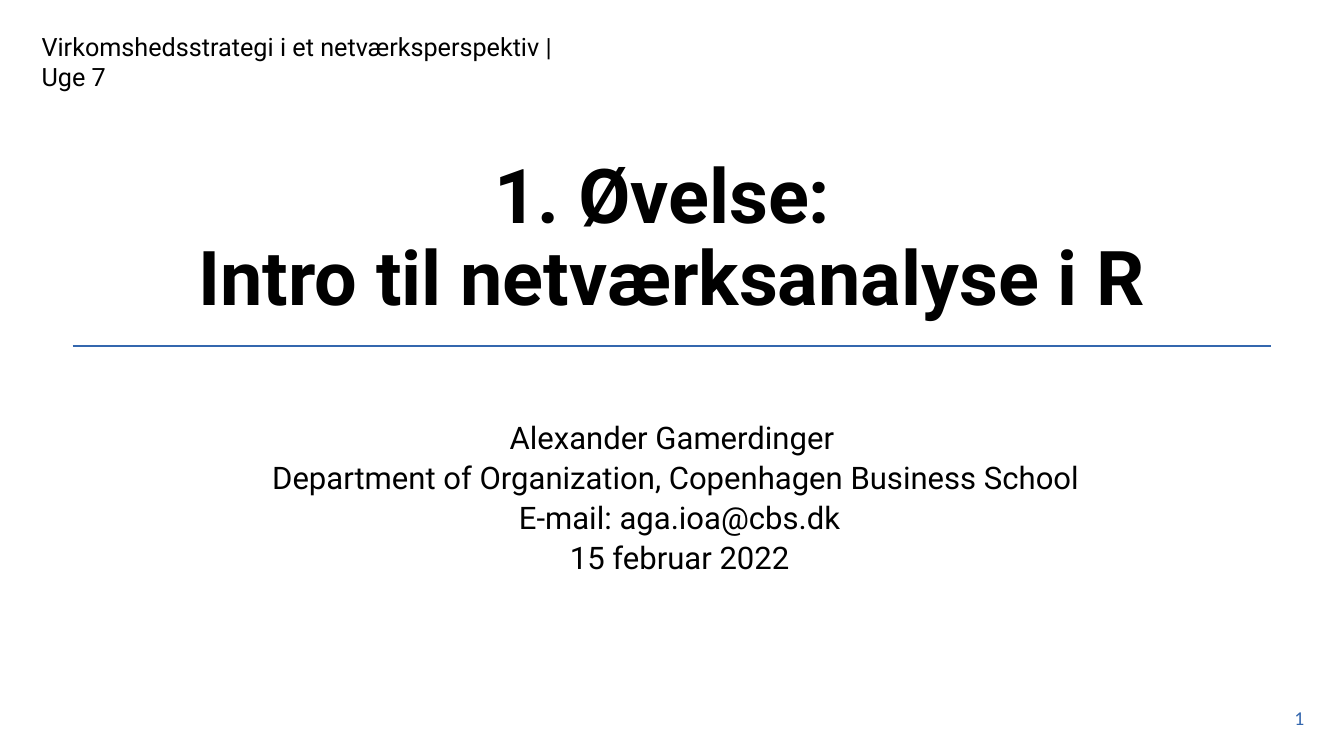
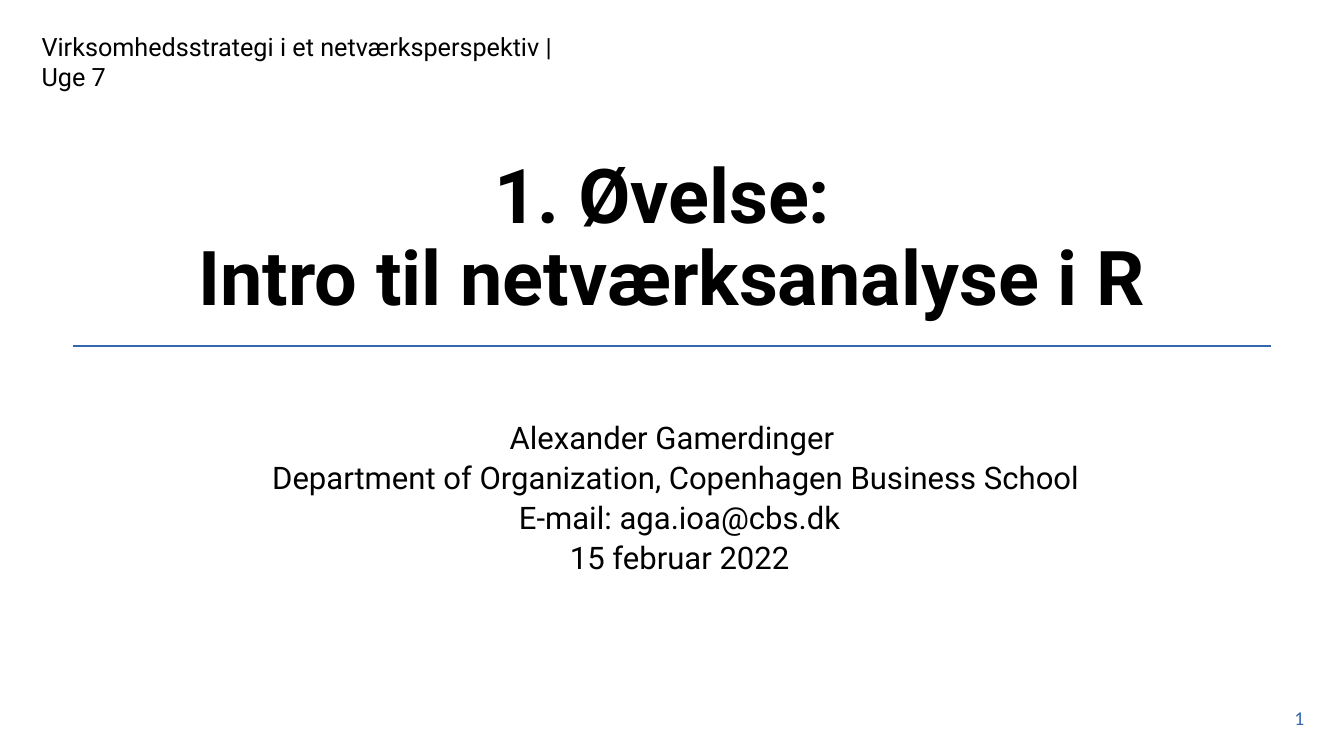
Before and after one commit to GamerdingerA/agamerdinger, a slide deck: slide 1 of content/teaching/virksomhedsstrategi/lektion01/lektion01-powerpoint.pptx. Drawn at 1344x756 pixels with LibreOffice and Linux fonts; fonts in the diff are those of the drawing; background and template pictures are left out. Boxes give left, top, right and bottom in pixels: in the first picture for what was removed or moved away, otherwise in the second. Text is boxed around its words. In the diff, an @@ line names an element or a change of style, - is before the commit and + after.

```diff
--- a/content/teaching/virksomhedsstrategi/lektion01/lektion01-powerpoint.pptx
+++ b/content/teaching/virksomhedsstrategi/lektion01/lektion01-powerpoint.pptx
@@ text at (42, 37, 539, 92): text changed @@
-Virkomshedsstrategi i et netværksperspektiv | Uge 7
+Virksomhedsstrategi i et netværksperspektiv | Uge 7
```
Also in this commit, not shown: 3 other slides changed, 1 other file.
